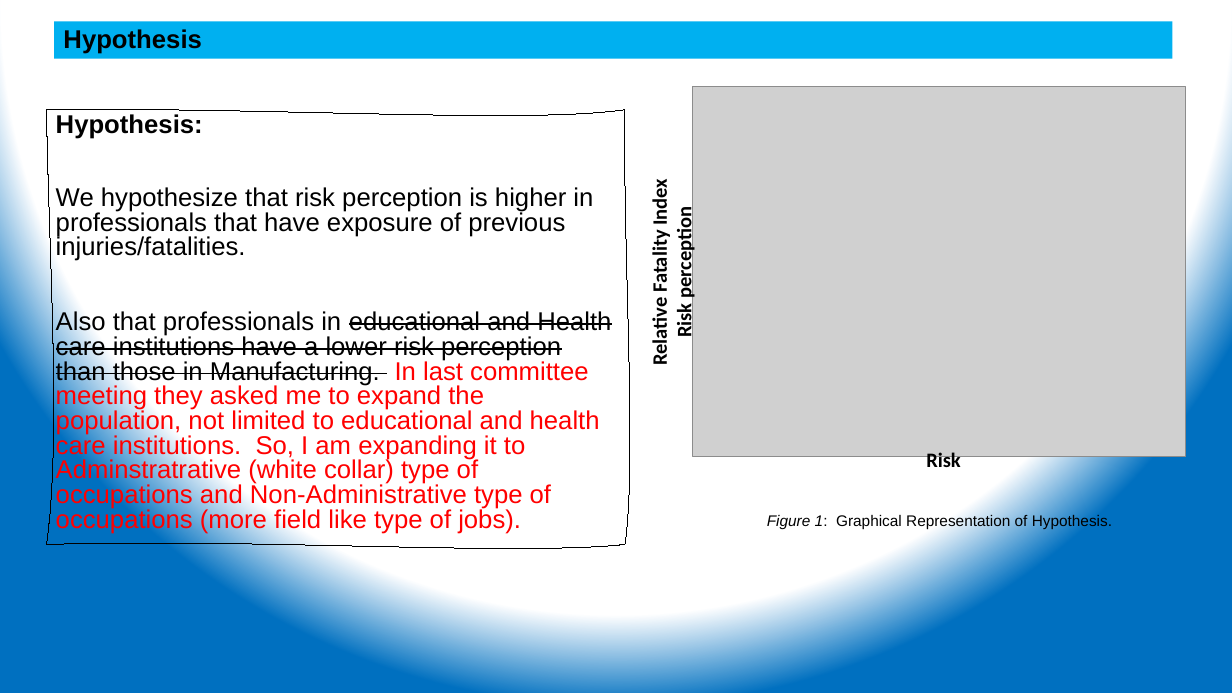
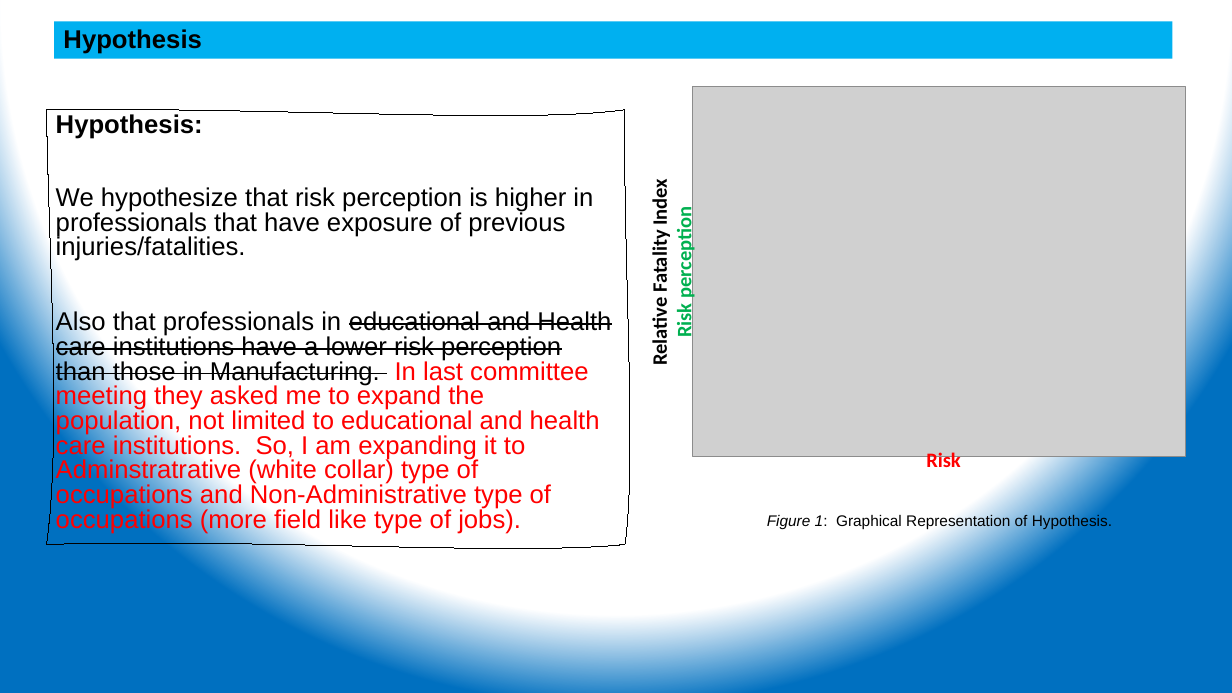
Before and after one commit to ehsintegration/yfd-phd-bls-data, a slide deck: slide 1 of D2-documentation/Data Analysis.pptx. Drawn at 1232x693 pixels with LibreOffice and Linux fonts; fonts in the diff are those of the drawing; grey boxes stand for pictures. Boxes give left, top, right and bottom in pixels: in the first picture for what was removed or moved away, otherwise in the second. Text is boxed around its words. In the diff, an @@ line names an element or a change of style, - is before the commit and + after.

```diff
--- a/D2-documentation/Data Analysis.pptx
+++ b/D2-documentation/Data Analysis.pptx
@@ text at box(672, 216, 697, 337): text colour #000000 to #00B050 in "Risk perception" @@
@@ text "Risk" at box(926, 450, 960, 473): text colour #000000 to #FF0000 @@
```
Also in this commit, not shown: 2 other slides changed, 1 other file.
